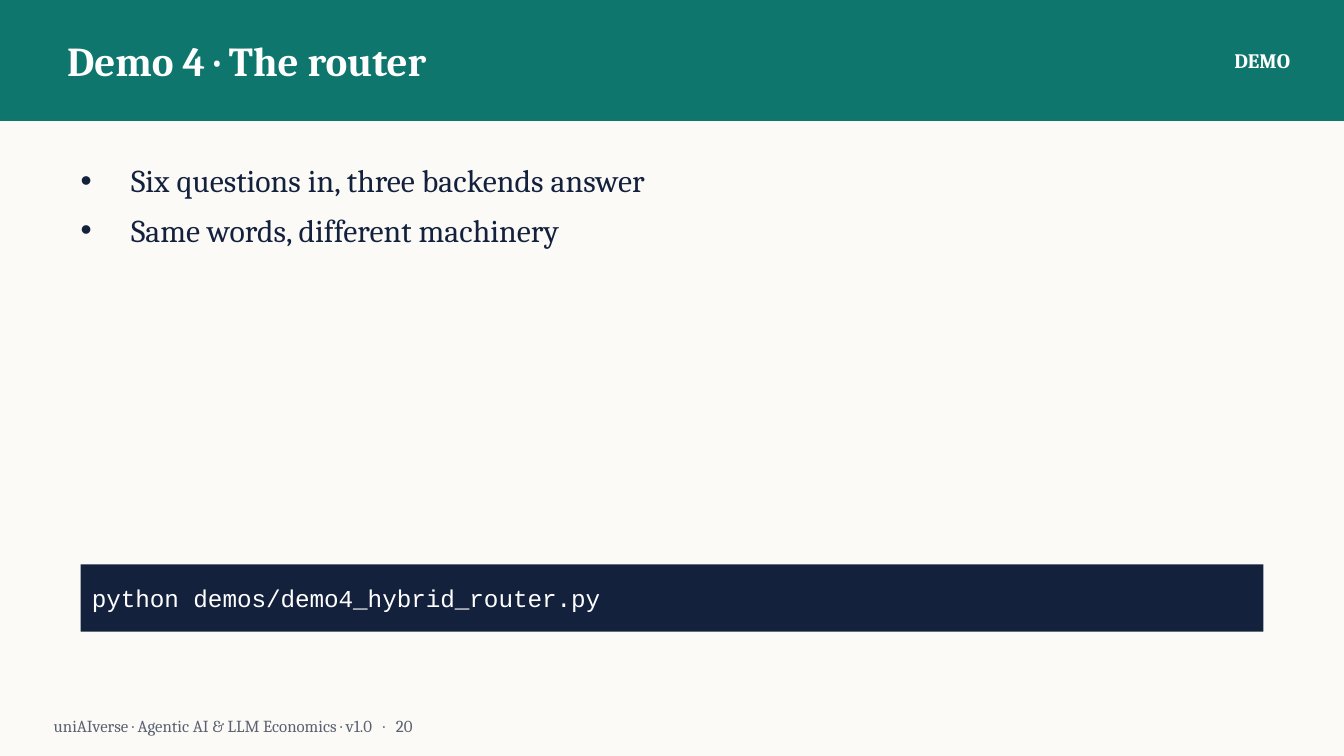
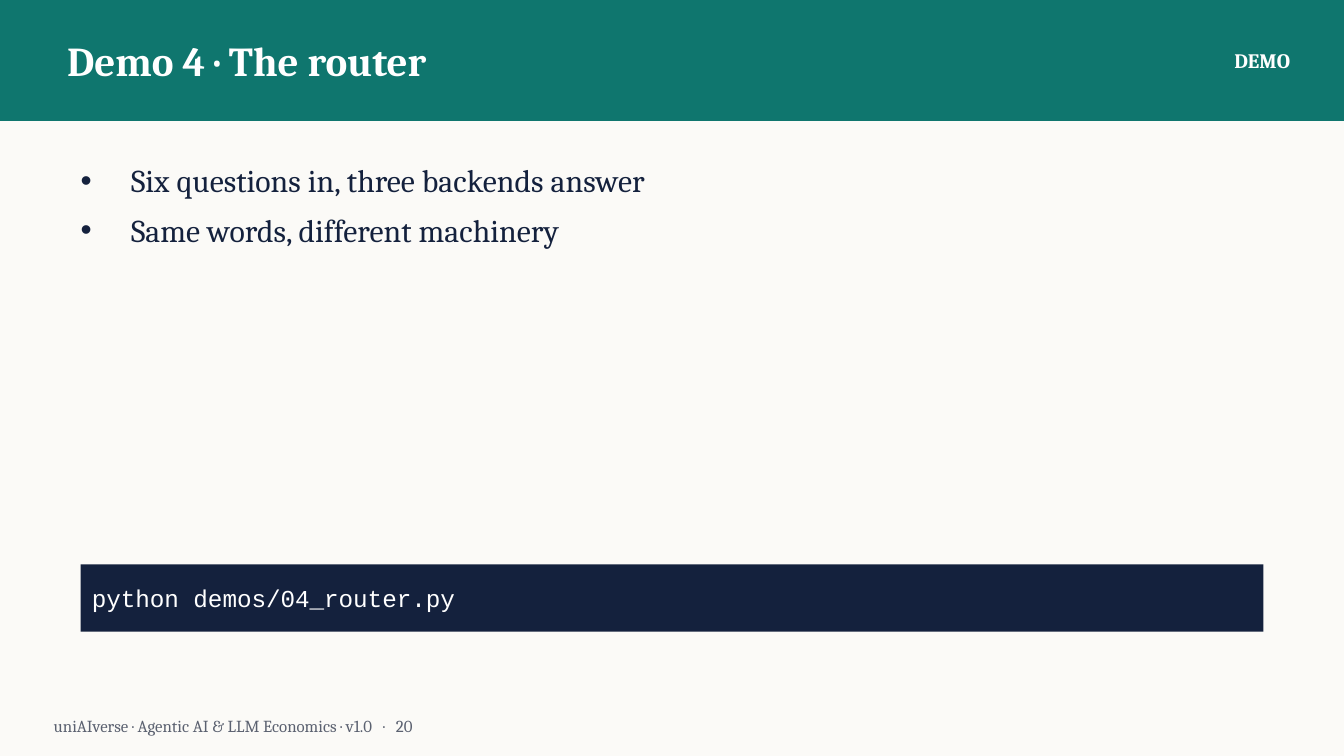
Before and after one commit to The-UniAiverse/Portfolio, a slide deck: slide 20 of training-materials/agentic-ai-workshop/Agentic-AI-LLM-Economics.pptx. Drawn at 1344x756 pixels with LibreOffice and Linux fonts; fonts in the diff are those of the drawing. Boxes give left, top, right and bottom in pixels: in the first picture for what was removed or moved away, otherwise in the second. Text is boxed around its words. In the diff, an @@ line names an element or a change of style, - is before the commit and + after.

Commit message:
chore: consolidate demo names in deck and guides; rebuild deck

```diff
--- a/training-materials/agentic-ai-workshop/Agentic-AI-LLM-Economics.pptx
+++ b/training-materials/agentic-ai-workshop/Agentic-AI-LLM-Economics.pptx
@@ text in rectangle at (x1=92, y1=590, x2=455, y2=612): text changed @@
-python demos/demo4_hybrid_router.py
+python demos/04_router.py
```
Also in this commit, not shown: 6 other slides changed, 3 other files.
